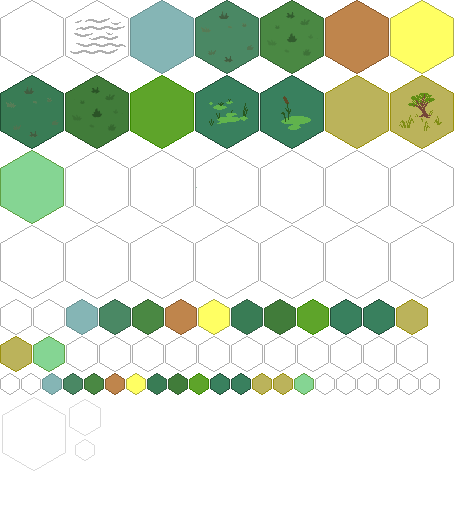
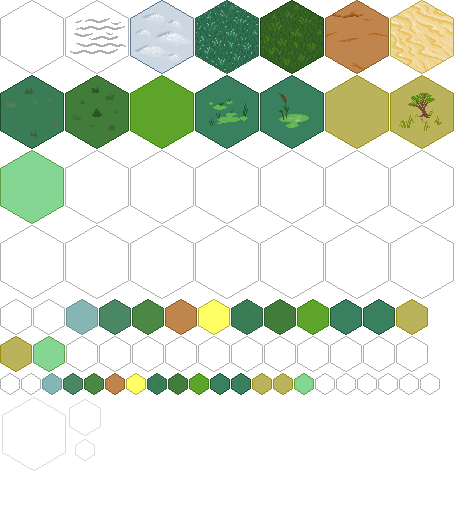
Revision of a layered 454 x 512 image; what changed, layer by layer:
painted on "swamp (cattail)" over [279, 93, 311, 130]
painted on "hexes" over [130, 0, 453, 188]
